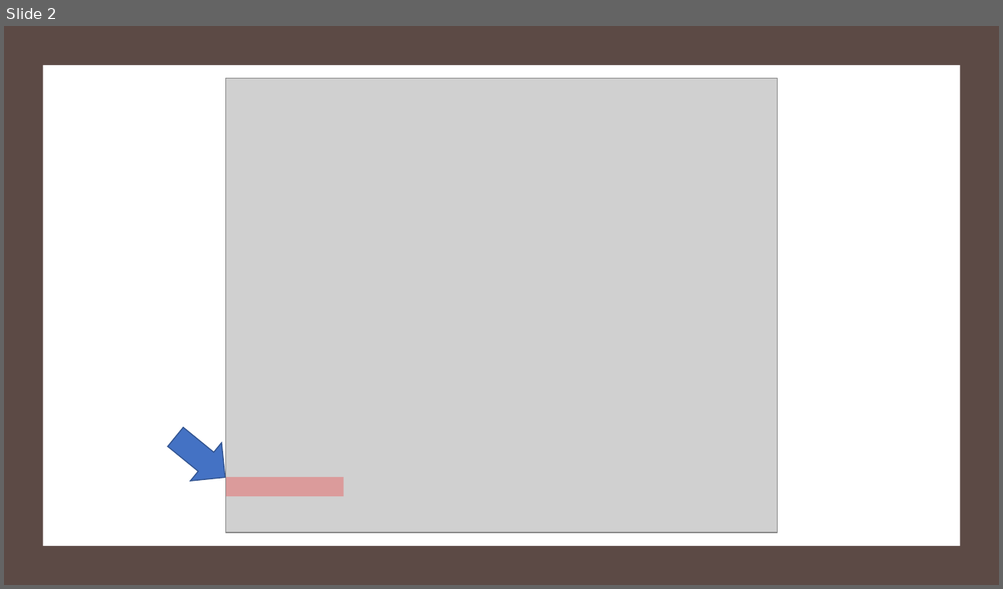
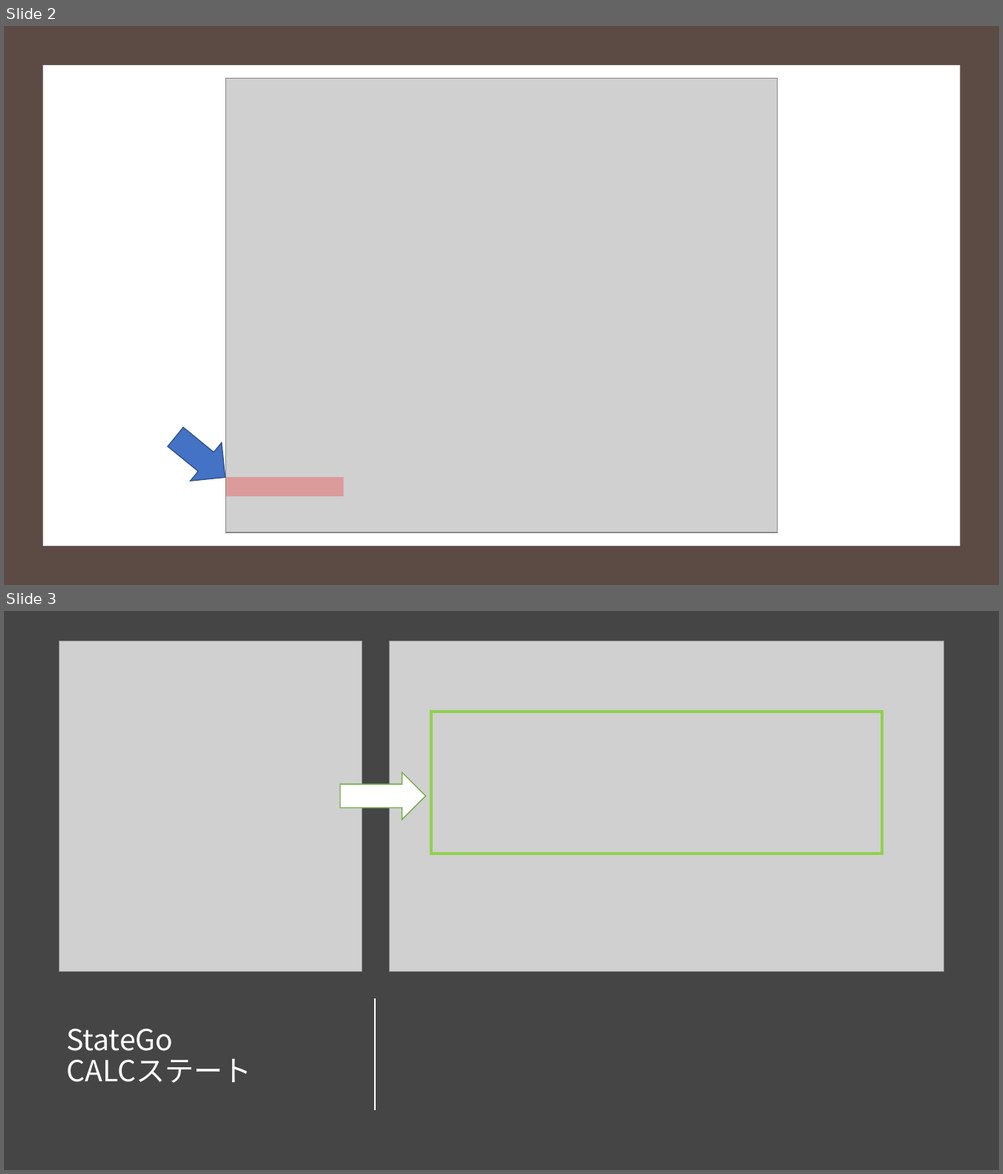
Before and after one commit to NNNIC/psgg-nadesiko-sample, a slide deck: wiki/v3-example-04_TOTOISE.pptx. Shown one above the other, each under a label of ours: slide 2 before the commit, slides 2 and 3 after it. The pictures are 1003x589 and 1003x1174 pixels, drawn with LibreOffice and Linux fonts; fonts in the diff are those of the drawing; grey boxes stand for pictures. Boxes give left, top, right and bottom in pixels: in the first picture for what was removed or moved away, otherwise in the second. Text is boxed around its words. In the diff, an @@ line names an element or a change of style, - is before the commit and + after.

```diff
--- a/wiki/v3-example-04_TOTOISE.pptx
+++ b/wiki/v3-example-04_TOTOISE.pptx
@@ slide 3 added at [4,611,999,1170], background #454545 @@
@@ picture added at [60,641,362,971] @@
@@ picture added at [389,641,944,971] @@
@@ rectangle added at [431,712,882,854], outline #92D050 3 pt @@
@@ right arrow added at [340,773,426,820], fill #FFFFFF, outline #70AD47 1 pt @@
@@ line added from (375, 999) to (375, 1111), #FFFFFF 1.25 pt @@
@@ title added at [66,1029,251,1083], 28 pt, text #FFFFFF @@
+StateGo
+CALCステート
```
Also in this commit, not shown: 1 other slide added, 3 other files.
